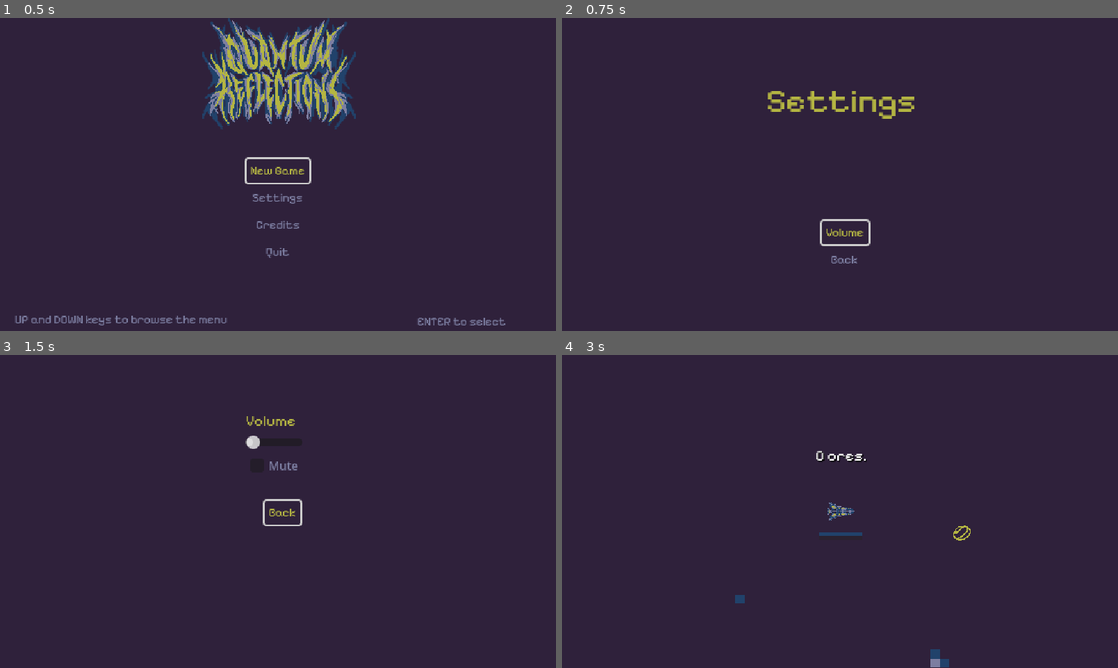
Above: before the commit, frames 1-4 (two rows, left to right).
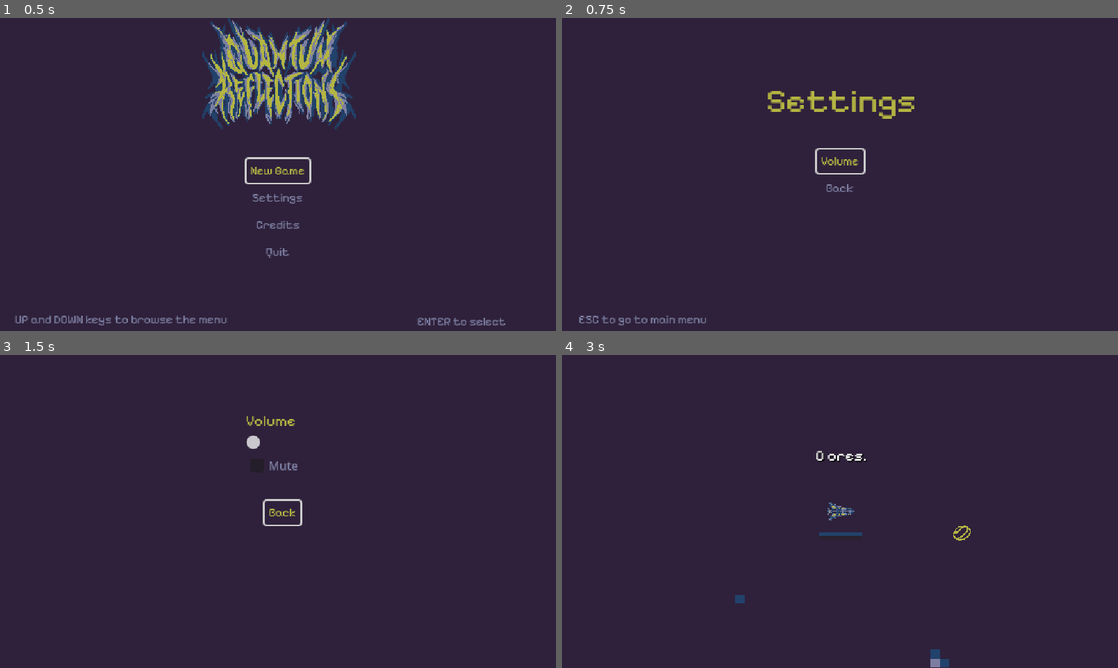
Above: after the commit, the same moments.

Repository: iparosds/Quantum-Reflections
Game: Godot game, scene res://scenes/menu.tscn
Two runs of this game, one before a commit and one after it. Both use one fixed random seed, a clock stepped at 60 frames per second and the inputs below.
Inputs:
- Up to frame 1 (0.5 s): no input
- Up to frame 2 (0.75 s): click "Settings" at 0.5 s
- Up to frame 3 (1.5 s): click "Volume" at 1.25 s
- Up to frame 4 (3 s): click "Back" at 2 s; click "New Game" at 2.75 s

Frame 1 is identical in both runs. In frame 2, 0.9% of the frame differs, in the area x 3-56%, y 41-99%; in frame 3, less than 0.1%; in frame 4, nothing differs.

Commit message:
Ajustando mudança da trilha no menu

Diff:
--- a/project.godot
+++ b/project.godot
@@ -14,6 +14,10 @@
 run/main_scene="res://scenes/menu.tscn"
 config/features=PackedStringArray("4.3", "GL Compatibility")
 config/icon="res://icon.svg"
+
+[autoload]
+
+AudioPlayer="*res://scripts/audio_player.gd"
 
 [display]
 
--- /dev/null
+++ b/scenes/audio_player.tscn
@@ -0,0 +1,6 @@
+[gd_scene load_steps=2 format=3 uid="uid://b3laqxcim6hxg"]
+
+[ext_resource type="Script" path="res://scripts/audio_player.gd" id="1_xbx47"]
+
+[node name="audio_player" type="AudioStreamPlayer"]
+script = ExtResource("1_xbx47")
--- a/scenes/menu.tscn
+++ b/scenes/menu.tscn
@@ -1,9 +1,8 @@
-[gd_scene load_steps=11 format=3 uid="uid://bll1gjahn6i7g"]
+[gd_scene load_steps=10 format=3 uid="uid://bll1gjahn6i7g"]
 
 [ext_resource type="Script" path="res://scripts/menu.gd" id="1_l1qqr"]
 [ext_resource type="Texture2D" uid="uid://cqvqrxuxky4ih" path="res://assets/sprites/logo copiar.png" id="2_y8hp7"]
 [ext_resource type="AudioStream" uid="uid://ttsymx30w523" path="res://assets/sounds/MENU SOUND - DOWN.wav" id="3_7krxr"]
-[ext_resource type="AudioStream" uid="uid://bg32u8hnfgwy0" path="res://assets/sounds/MENU MUSIC.wav" id="3_8h3rd"]
 [ext_resource type="FontFile" uid="uid://d3qxk71omhsy" path="res://assets/font/PixelifySans-VariableFont_wght.ttf" id="3_la3r8"]
 [ext_resource type="AudioStream" uid="uid://dkkiy87rlj0h8" path="res://assets/sounds/MENU SOUND - UP.wav" id="4_ath1i"]
 [ext_resource type="AudioStream" uid="uid://bnr2bup87a15w" path="res://assets/sounds/MENU SOUND - SELECT.wav" id="5_lao82"]
@@ -124,9 +123,6 @@
 text = "Quit"
 flat = true
 
-[node name="menu_music" type="AudioStreamPlayer" parent="."]
-stream = ExtResource("3_8h3rd")
-
 [node name="down_sound" type="AudioStreamPlayer" parent="."]
 stream = ExtResource("3_7krxr")
 
--- a/scenes/settings_menu.tscn
+++ b/scenes/settings_menu.tscn
@@ -1,8 +1,7 @@
-[gd_scene load_steps=10 format=3 uid="uid://cgcnt4ng31dih"]
+[gd_scene load_steps=9 format=3 uid="uid://cgcnt4ng31dih"]
 
 [ext_resource type="Script" path="res://scripts/settings_menu.gd" id="1_7pq2e"]
 [ext_resource type="FontFile" uid="uid://d3qxk71omhsy" path="res://assets/font/PixelifySans-VariableFont_wght.ttf" id="2_5ttin"]
-[ext_resource type="AudioStream" uid="uid://bg32u8hnfgwy0" path="res://assets/sounds/MENU MUSIC.wav" id="2_h3f4r"]
 [ext_resource type="AudioStream" uid="uid://ttsymx30w523" path="res://assets/sounds/MENU SOUND - DOWN.wav" id="2_mrlip"]
 [ext_resource type="AudioStream" uid="uid://dkkiy87rlj0h8" path="res://assets/sounds/MENU SOUND - UP.wav" id="3_v2gib"]
 [ext_resource type="AudioStream" uid="uid://bnr2bup87a15w" path="res://assets/sounds/MENU SOUND - SELECT.wav" id="4_ny5do"]
@@ -13,6 +12,7 @@
 
 [sub_resource type="LabelSettings" id="LabelSettings_5hkut"]
 font_size = 12
+font_color = Color(0.486275, 0.494118, 0.631373, 1)
 
 [node name="Settings Menu" type="Control"]
 layout_mode = 3
@@ -48,10 +48,10 @@
 anchor_top = 0.5
 anchor_right = 0.5
 anchor_bottom = 0.5
-offset_left = -160.0
-offset_top = -88.0
-offset_right = 171.0
-offset_bottom = 236.0
+offset_left = -165.5
+offset_top = -162.0
+offset_right = 165.5
+offset_bottom = 162.0
 grow_horizontal = 2
 grow_vertical = 2
 
@@ -85,9 +85,6 @@
 text = "Back"
 flat = true
 
-[node name="menu_music" type="AudioStreamPlayer" parent="."]
-stream = ExtResource("2_h3f4r")
-
 [node name="down_sound" type="AudioStreamPlayer" parent="."]
 stream = ExtResource("2_mrlip")
 
@@ -101,11 +98,19 @@
 stream = ExtResource("5_jp286")
 
 [node name="Label2" type="Label" parent="."]
-layout_mode = 0
-offset_left = 20.0
-offset_top = 616.0
-offset_right = 158.0
-offset_bottom = 639.0
+layout_mode = 1
+anchors_preset = 8
+anchor_left = 0.5
+anchor_top = 0.5
+anchor_right = 0.5
+anchor_bottom = 0.5
+offset_left = -273.0
+offset_top = 139.0
+offset_right = -135.0
+offset_bottom = 162.0
+grow_horizontal = 2
+grow_vertical = 2
+theme_override_fonts/font = ExtResource("2_5ttin")
 text = "ESC to go to main menu"
 label_settings = SubResource("LabelSettings_5hkut")
 horizontal_alignment = 1
--- a/scenes/volume.tscn
+++ b/scenes/volume.tscn
@@ -2,13 +2,14 @@
 
 [ext_resource type="Script" path="res://scripts/volume.gd" id="1_efkki"]
 [ext_resource type="FontFile" uid="uid://d3qxk71omhsy" path="res://assets/font/PixelifySans-VariableFont_wght.ttf" id="2_75e1g"]
-[ext_resource type="AudioStream" uid="uid://bg32u8hnfgwy0" path="res://assets/sounds/MENU MUSIC.wav" id="2_had5s"]
 [ext_resource type="AudioStream" uid="uid://bnr2bup87a15w" path="res://assets/sounds/MENU SOUND - SELECT.wav" id="3_mr224"]
 [ext_resource type="AudioStream" uid="uid://ttsymx30w523" path="res://assets/sounds/MENU SOUND - DOWN.wav" id="4_4fa2d"]
 
 [sub_resource type="LabelSettings" id="LabelSettings_1m1bf"]
 font = ExtResource("2_75e1g")
 font_color = Color(0.705882, 0.709804, 0.258824, 1)
+
+[sub_resource type="StyleBoxEmpty" id="StyleBoxEmpty_43ec8"]
 
 [node name="Volume" type="Control"]
 layout_mode = 3
@@ -48,10 +49,15 @@
 [node name="Volume" type="HSlider" parent="MarginContainer/VBoxContainer"]
 layout_mode = 2
 size_flags_vertical = 4
+focus_neighbor_top = NodePath("../../../Back")
+focus_neighbor_bottom = NodePath("../CheckBox")
+theme_override_styles/slider = SubResource("StyleBoxEmpty_43ec8")
 
 [node name="CheckBox" type="CheckBox" parent="MarginContainer/VBoxContainer"]
 layout_mode = 2
 size_flags_vertical = 4
+focus_neighbor_top = NodePath("../Volume")
+focus_neighbor_bottom = NodePath("../../../Back")
 theme_override_colors/font_hover_color = Color(0.705882, 0.709804, 0.258824, 1)
 theme_override_colors/font_pressed_color = Color(0.486275, 0.494118, 0.631373, 1)
 theme_override_colors/font_focus_color = Color(0.705882, 0.709804, 0.258824, 1)
@@ -59,9 +65,6 @@
 theme_override_font_sizes/font_size = 12
 text = "Mute"
 expand_icon = true
-
-[node name="menu_music" type="AudioStreamPlayer" parent="."]
-stream = ExtResource("2_had5s")
 
 [node name="select_sound" type="AudioStreamPlayer" parent="."]
 stream = ExtResource("3_mr224")
@@ -82,6 +85,8 @@
 offset_bottom = 12.0
 grow_horizontal = 2
 grow_vertical = 2
+focus_neighbor_top = NodePath("../MarginContainer/VBoxContainer/CheckBox")
+focus_neighbor_bottom = NodePath("../MarginContainer/VBoxContainer/Volume")
 theme_override_colors/font_hover_color = Color(0.705882, 0.709804, 0.258824, 1)
 theme_override_colors/font_focus_color = Color(0.705882, 0.709804, 0.258824, 1)
 theme_override_colors/font_color = Color(0.486275, 0.494118, 0.631373, 1)
--- /dev/null
+++ b/scripts/audio_player.gd
@@ -0,0 +1,14 @@
+extends AudioStreamPlayer
+
+const menu_music = preload("res://assets/sounds/MENU MUSIC.wav")
+
+func _play_music (music: AudioStream, volume = 0.0):
+	if stream == music:
+		return
+
+	stream = music
+	volume_db = volume
+	play()
+
+func _play_level_music():
+	_play_music(menu_music)
--- a/scripts/menu.gd
+++ b/scripts/menu.gd
@@ -10,7 +10,7 @@
 @onready var start_game =preload("res://scenes/game.tscn") as PackedScene
 
 func _ready():
-	$menu_music.play()
+	AudioPlayer._play_level_music()
 	new_game_button.grab_focus()
 
 func _on_new_game_pressed() -> void:
--- a/scripts/settings_menu.gd
+++ b/scripts/settings_menu.gd
@@ -4,7 +4,6 @@
 @onready var back = $MarginContainer/VBoxContainer/Back as Button
 
 func _ready():
-	$menu_music.play()
 	volume.grab_focus()
 
 func _on_volume_pressed() -> void:
--- a/scripts/volume.gd
+++ b/scripts/volume.gd
@@ -3,7 +3,6 @@
 @onready var back = $Back as Button
 
 func _ready():
-	$menu_music.play()
 	back.grab_focus()
 
 func _on_volume_value_changed(_value: float) -> void:
